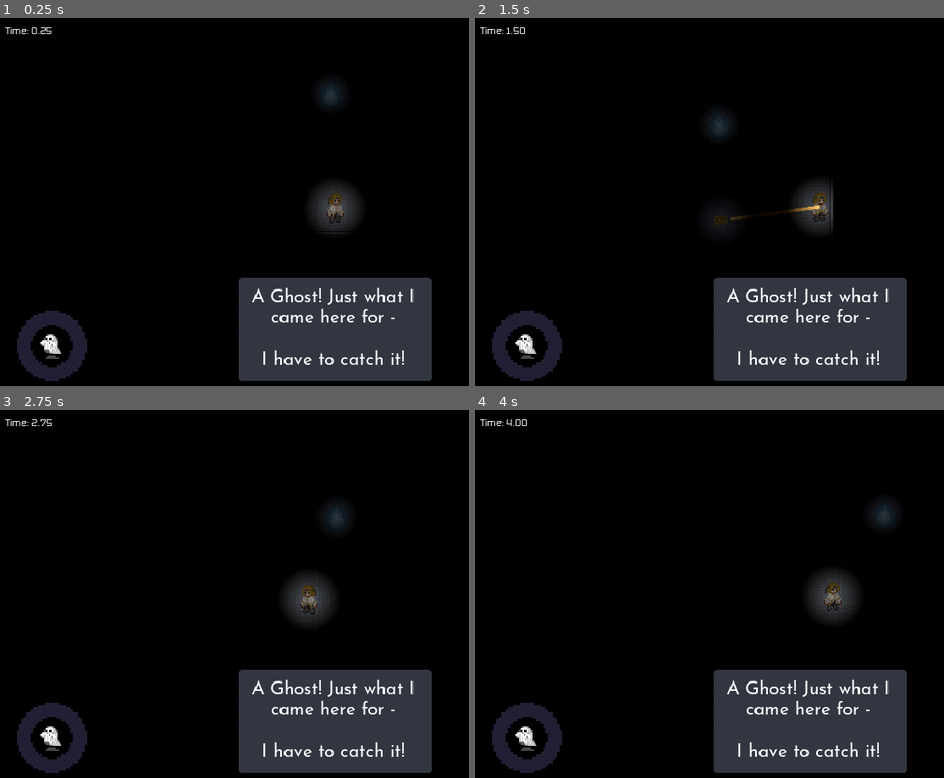
Above: before the commit, frames 1-4 (two rows, left to right).
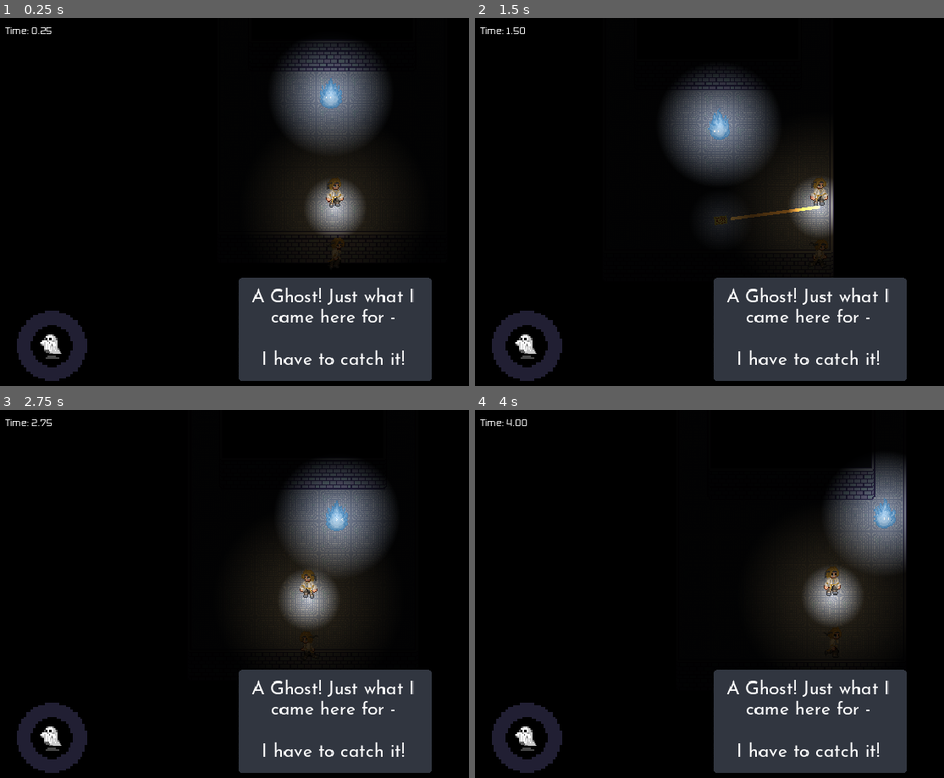
Above: after the commit, the same moments.

Repository: junyynyyn/Summer-Jam-2024
Game: Godot game, scene res://Scenes/Levels/Level1.tscn
The game is run twice, just before and just after one commit, with the same random seed, the same clock (stepped at 60 frames per second) and the same inputs. This scene is started directly instead of the project's main scene.
Inputs (mouse positions are in pixels of both pictures, inside the frame that each line leads up to):
- Up to frame 1 (0.25 s): no input
- Up to frame 2 (1.5 s): tap E at 0.5 s; move the mouse to (outside the picture) at 0.52 s; hold D (right) 0.53-1.25 s; tap W (up) at 0.6, 0.77, 1.07 s; click (outside the picture) at 0.67 s; tap Enter at 1.25 s; drag from (676, 227) to (836, 202) at 1.27 s
- Up to frame 3 (2.75 s): tap Enter at 2 s; move the mouse to (403, 516) at 2.02 s; hold A (left) from 2.03 s (still down); tap E at 2.1 s; tap W (up) at 2.3 s
- Up to frame 4 (4 s): release A (left) at 2.75 s; tap Enter at 2.75, 3.5 s; drag from (775, 674) to (606, 542) at 2.77 s; move the mouse to (outside the picture) at 3.52 s; hold D (right) from 3.53 s (still down); tap W (up) at 3.6, 3.77 s

The runs differ from the first frame. In frame 1, 9.4% of the frame differs, in the area x 58-84%, y 6-68%; in frame 2, 8.4%; in frame 3, 9.4%, in the area x 53-84%, y 14-68%; in frame 4, 8.3%.

Commit message:
Updated light levels for itch release

Diff:
--- a/UniMelb Game Jam/Scenes/Enemies/Ghost.tscn
+++ b/UniMelb Game Jam/Scenes/Enemies/Ghost.tscn
@@ -20,9 +20,8 @@
 texture = ExtResource("2_yihjj")
 
 [node name="PointLight2D" type="PointLight2D" parent="Sprite2D"]
-energy = 0.25
 texture = ExtResource("3_sp3pq")
-texture_scale = 0.2
+texture_scale = 0.5
 
 [node name="CaptureCooldownTimer" type="Timer" parent="."]
 one_shot = true
--- a/UniMelb Game Jam/Scenes/Levels/Level.tscn
+++ b/UniMelb Game Jam/Scenes/Levels/Level.tscn
@@ -12,22 +12,8 @@
 blend_mode = 1
 light_mode = 1
 
-[sub_resource type="Environment" id="Environment_0oj3i"]
-background_mode = 3
-glow_enabled = true
-glow_levels/1 = 1.4
-glow_levels/2 = 1.1
-glow_levels/4 = 1.9
-glow_strength = 1.5
-
 [node name="Level" type="Node2D"]
 script = ExtResource("1_hmm30")
-
-[node name="DirectionalLight2D" type="DirectionalLight2D" parent="."]
-color = Color(0, 0, 0, 1)
-energy = 0.6
-blend_mode = 2
-height = 1.0
 
 [node name="UI" parent="." instance=ExtResource("3_ch5gh")]
 
@@ -72,7 +58,4 @@
 [node name="CanvasModulate" type="CanvasModulate" parent="."]
 color = Color(0.0196078, 0.0196078, 0.0196078, 1)
 
-[node name="WorldEnvironment" type="WorldEnvironment" parent="."]
-environment = SubResource("Environment_0oj3i")
-
 [connection signal="next_scene" from="UI" to="." method="_on_ui_next_scene"]
--- a/UniMelb Game Jam/Scenes/Levels/Level6.tscn
+++ b/UniMelb Game Jam/Scenes/Levels/Level6.tscn
@@ -16,7 +16,7 @@
 ThreeStar = 25.0
 Gold = 20.0
 
-[node name="TileMap" parent="." index="2"]
+[node name="TileMap" parent="." index="1"]
 layer_0/tile_data = PackedInt32Array(-1179672, 65540, 1, -1114136, 65540, 1, -1048600, 65540, 1, -983064, 65540, 1, -91 …(13206 unchanged characters)…
 layer_1/tile_data = PackedInt32Array(131064, 327684, 0, 131065, 65540, 0, 131066, 65540, 0, 131067, 65540, 0, 131068, 6 …(9106 unchanged characters)…
 layer_2/tile_data = PackedInt32Array(458738, 131076, 1, 458740, 4, 1)
--- a/UniMelb Game Jam/Scenes/Objects/HookPoint.tscn
+++ b/UniMelb Game Jam/Scenes/Objects/HookPoint.tscn
@@ -23,7 +23,7 @@
 one_shot = true
 
 [node name="PointLight2D" type="PointLight2D" parent="."]
-energy = 0.1
+energy = 0.2
 texture = ExtResource("3_aoxd2")
 
 [connection signal="timeout" from="HookCooldown" to="." method="_on_hook_cooldown_timeout"]
--- a/UniMelb Game Jam/Scenes/Player/Player.tscn
+++ b/UniMelb Game Jam/Scenes/Player/Player.tscn
@@ -1,9 +1,8 @@
-[gd_scene load_steps=12 format=3 uid="uid://bumy4g8cy1waj"]
+[gd_scene load_steps=9 format=3 uid="uid://bumy4g8cy1waj"]
 
 [ext_resource type="Script" path="res://Scripts/Player/Player.gd" id="1_dn86b"]
-[ext_resource type="Texture2D" uid="uid://bhp0o76dq8sup" path="res://Sprites/PlayerSprite64x64.png" id="2_kkxyh"]
+[ext_resource type="Texture2D" uid="uid://bhp0o76dq8sup" path="res://Sprites/PlayerSprite64x64.png" id="2_uw1s4"]
 [ext_resource type="Texture2D" uid="uid://bhnnr6hg3dx32" path="res://Sprites/Light.png" id="3_vmks6"]
-[ext_resource type="Shader" path="res://Shader/Glow.gdshader" id="4_b8y0r"]
 
 [sub_resource type="RectangleShape2D" id="RectangleShape2D_4a6i0"]
 
@@ -43,37 +42,11 @@
 "values": [0]
 }
 
-[sub_resource type="Animation" id="Animation_mj8ns"]
-resource_name = "Run"
-length = 0.6
-tracks/0/type = "value"
-tracks/0/imported = false
-tracks/0/enabled = true
-tracks/0/path = NodePath("Sprite2D:frame")
-tracks/0/interp = 1
-tracks/0/loop_wrap = true
-tracks/0/keys = {
-"times": PackedFloat32Array(0, 0.1, 0.2, 0.3, 0.4, 0.5),
-"transitions": PackedFloat32Array(1, 1, 1, 1, 1, 1),
-"update": 1,
-"values": [6, 7, 8, 9, 10, 11]
-}
-
 [sub_resource type="AnimationLibrary" id="AnimationLibrary_nhox1"]
 _data = {
 "Idle": SubResource("Animation_0s1bv"),
-"RESET": SubResource("Animation_8qw5v"),
-"Run": SubResource("Animation_mj8ns")
+"RESET": SubResource("Animation_8qw5v")
 }
-
-[sub_resource type="ShaderMaterial" id="ShaderMaterial_h43va"]
-shader = ExtResource("4_b8y0r")
-shader_parameter/color1 = Color(0.905882, 0.713726, 0.176471, 1)
-shader_parameter/color2 = Color(0.905882, 0.713726, 0.176471, 1)
-shader_parameter/threshold = 0.0
-shader_parameter/intensity = 5.0
-shader_parameter/opacity = 1.0
-shader_parameter/glow_color = Color(0.905882, 0.713726, 0.176471, 1)
 
 [node name="Player" type="CharacterBody2D" groups=["Player"]]
 collision_mask = 44
@@ -83,11 +56,10 @@
 shape = SubResource("RectangleShape2D_4a6i0")
 
 [node name="Sprite2D" type="Sprite2D" parent="."]
-position = Vector2(1.19209e-07, -16)
+position = Vector2(-0.500002, -0.500001)
 scale = Vector2(0.96875, 0.96875)
-texture = ExtResource("2_kkxyh")
+texture = ExtResource("2_uw1s4")
 hframes = 6
-vframes = 2
 
 [node name="GhostCollectionArea" type="Area2D" parent="."]
 collision_mask = 2
@@ -108,12 +80,11 @@
 
 [node name="PointLight2D" type="PointLight2D" parent="."]
 color = Color(0.772549, 0.611765, 0.364706, 1)
-energy = 0.1
+energy = 0.4
 texture = ExtResource("3_vmks6")
 texture_scale = 3.0
 
 [node name="PointLight2D2" type="PointLight2D" parent="."]
-energy = 0.5
 texture = ExtResource("3_vmks6")
 
 [node name="Particles" type="Node2D" parent="."]
@@ -136,7 +107,6 @@
 
 [node name="DrawingParticles" type="CPUParticles2D" parent="Particles"]
 modulate = Color(2, 2, 2, 1)
-material = SubResource("ShaderMaterial_h43va")
 scale = Vector2(2, 2)
 emitting = false
 one_shot = true
--- a/UniMelb Game Jam/Scripts/ui.gd
+++ b/UniMelb Game Jam/Scripts/ui.gd
@@ -105,7 +105,6 @@
 	if error != OK:
 		push_error("An error occurred in the HTTP request.")
 
-
 @onready var leaderboard_names_container = get_node("/root/Level/UI/FinishScreen/Leaderboard/HBoxContainer/Usernames")
 @onready var leaderboard_times_container = get_node("/root/Level/UI/FinishScreen/Leaderboard/HBoxContainer/Times")
 
@@ -116,7 +115,6 @@
 	var _json_result = json.parse(body_string)
 	var _json_result2 = json.parse(json.data)
 	var data = json.data
-	print(data)
 	#Clear any existing debug entries in the leaderboard
 	for children in leaderboard_names_container.get_children():
 		children.queue_free()
Not shown: 1 places in UniMelb Game Jam/Scenes/Levels/Level.tscn that only renumber resources
Not shown, changed: Itch Upload/index.html
Not shown, changed: Itch Upload/index.pck
Not shown, changed: Itch Upload/index.zip
